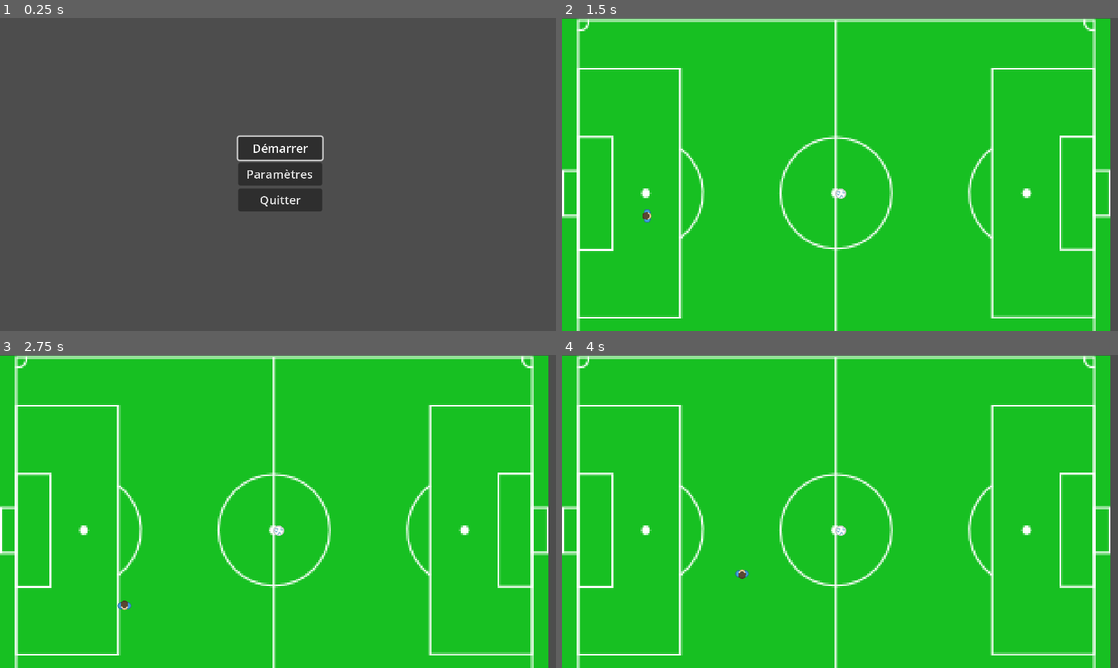
Above: before the commit, frames 1-4 (two rows, left to right).
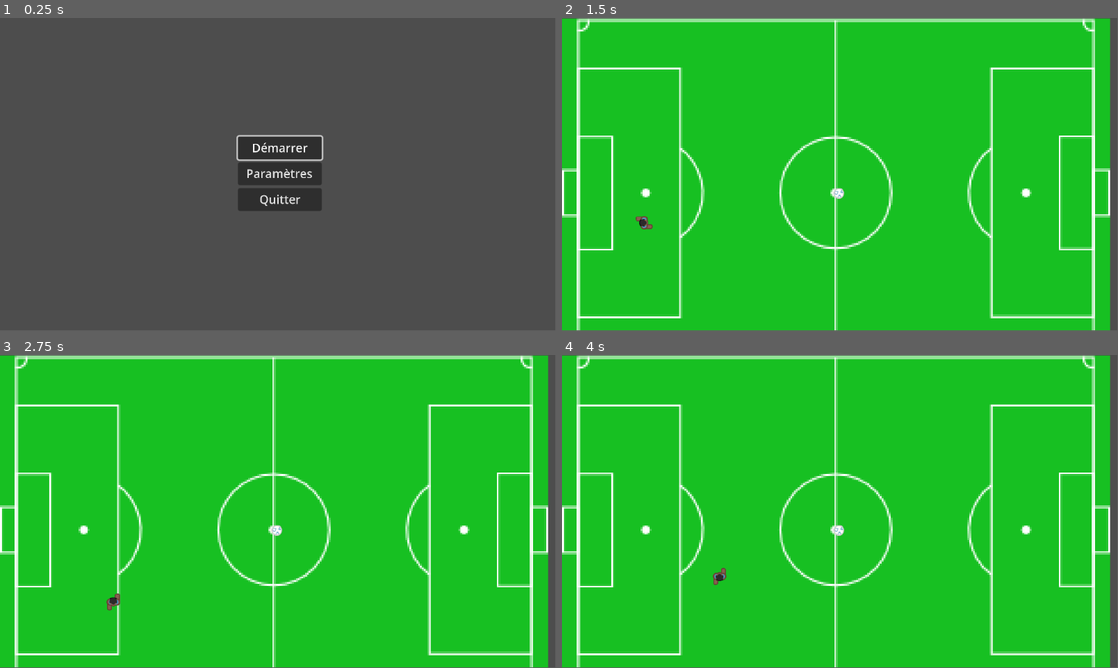
Above: after the commit, the same moments.

Repository: salioundong/TP3_Godot
Game: Godot game, scene res://start_menu.tscn
Two runs of this game, one before a commit and one after it. Both use one fixed random seed, a clock stepped at 60 frames per second and the inputs below.
Inputs:
- Up to frame 1 (0.25 s): no input
- Up to frame 2 (1.5 s): click "Démarrer" at 0.5 s; tap Enter at 1.25 s; hold Right (ui_right) from 1.28 s (still down)
- Up to frame 3 (2.75 s): release Right (ui_right) at 2.03 s; hold Down (ui_down) from 2.03 s (still down)
- Up to frame 4 (4 s): release Down (ui_down) at 2.78 s; hold Right (ui_right) 2.78-3.53 s; hold Up (ui_up) from 3.53 s (still down)
In our replay, the window is 800x450 before the commit and 799x449 after it. These sizes can differ from the game's own. Grey fills any space a smaller window leaves; there, only what the larger window draws over its background counts as a difference.

The runs differ from the first frame. In frame 1, 0.5% of the frame differs, in the area x 42-59%, y 37-61%; in frame 2, 3.1%; in frame 3, 3.1%; in frame 4, 3.1%, in the area x 0-100%, y 0-100%.

Commit message:
optimisation du contrôle du ballon

Diff:
--- /dev/null
+++ b/adversaire.tscn
@@ -0,0 +1,3 @@
+[gd_scene format=3 uid="uid://c4w3p1w65gipi"]
+
+[node name="Adversaire" type="CharacterBody2D"]
--- /dev/null
+++ b/blink.gdshader
@@ -0,0 +1,5 @@
+shader_type canvas_item;
+
+void fragment() {
+	COLOR = vec4(1, 0.5, 1, 1);
+}
--- a/player.gd
+++ b/player.gd
@@ -1,6 +1,6 @@
 extends CharacterBody2D
 
-@export var speed = 50
+@export var speed = 20
 @export var acceleration = 0.1
 @export var friction = 0.05
 
@@ -8,6 +8,7 @@
 
 @onready var animation = $AnimationPlayer
 
+var direction = Vector2.ZERO
 var is_colliding_with_ballon = false
 var ballon = null
 
@@ -19,8 +20,14 @@
 	update_movement(input_direction)
 	update_animation(input_direction)
 
+	if input_direction:
+		direction = input_direction
+
 	if is_colliding_with_ballon:
 		control_ballon(input_direction)
+	else:
+		update_movement(input_direction)
+		update_animation(input_direction)
 
 func _on_collision_entered(body):
 	if body.name == "Ballon":
@@ -62,3 +69,6 @@
 	if ballon:
 		var force = BALL_FORCE * input_direction
 		ballon.apply_impulse(Vector2.ZERO, force)
+	else:
+		update_movement(input_direction)
+		update_animation(input_direction)
--- a/player.tscn
+++ b/player.tscn
@@ -145,14 +145,14 @@
 tracks/0/type = "value"
 tracks/0/imported = false
 tracks/0/enabled = true
-tracks/0/path = NodePath("../MyPlayers:frame")
+tracks/0/path = NodePath("../MyPlayers:frame_coords")
 tracks/0/interp = 1
 tracks/0/loop_wrap = true
 tracks/0/keys = {
 "times": PackedFloat32Array(0),
 "transitions": PackedFloat32Array(1),
 "update": 1,
-"values": [9]
+"values": [Vector2i(1, 0)]
 }
 
 [sub_resource type="Animation" id="Animation_jrfbr"]
@@ -167,7 +167,7 @@
 "times": PackedFloat32Array(0),
 "transitions": PackedFloat32Array(1),
 "update": 1,
-"values": [9]
+"values": [1]
 }
 
 [sub_resource type="Animation" id="Animation_a7jub"]
@@ -184,7 +184,7 @@
 "times": PackedFloat32Array(0, 0.2, 0.4, 0.6),
 "transitions": PackedFloat32Array(1, 1, 1, 1),
 "update": 1,
-"values": [10, 9, 8, 9]
+"values": [2, 1, 0, 1]
 }
 
 [sub_resource type="AnimationLibrary" id="AnimationLibrary_gxw34"]
@@ -227,4 +227,4 @@
 texture = ExtResource("3_c2mfs")
 hframes = 4
 vframes = 6
-frame = 9
+frame = 1
--- a/project.godot
+++ b/project.godot
@@ -17,7 +17,6 @@
 
 [display]
 
-window/stretch/mode="canvas_items"
 window/stretch/scale=3.05
 
 [dotnet]
--- a/rigid_body_2d.gd
+++ b/rigid_body_2d.gd
@@ -2,6 +2,7 @@
 class_name Ballon
 
 var player = null : set = set_player
+var ballon_speed = 30.0
 
 func set_player(value):
 	if player:
@@ -10,18 +11,12 @@
 	if player:
 		add_collision_exception_with(player)
 
-
-# Called when the node enters the scene tree for the first time.
-func _ready():
-	pass # Replace with function body.
+func _physics_process(_delta):
+	if player:
+		# Obtenir la direction entre le joueur et le ballon
+		global_position = player.global_position + player.direction * Vector2(6,8)
 
 
-# Called every frame. 'delta' is the elapsed time since the previous frame.
-func _process(_delta):
-	if player:
-		global_position = player.global_position + Vector2(6,0)
 
 
-func _on_body_entered(body):
-	if body.is_in_group("Player"):
-		print("collision")
+		# Si une collision est détectée, ajuster la position du ballon
--- a/world.tscn
+++ b/world.tscn
@@ -1,8 +1,9 @@
-[gd_scene load_steps=6 format=3 uid="uid://cqtxug2mo8nc4"]
+[gd_scene load_steps=8 format=3 uid="uid://cqtxug2mo8nc4"]
 
 [ext_resource type="Texture2D" uid="uid://ddmede3qsvy3t" path="res://Asset/terrain.png" id="1_k5lrj"]
 [ext_resource type="PackedScene" uid="uid://botojytb3hmev" path="res://player.tscn" id="2_d4fdg"]
 [ext_resource type="PackedScene" uid="uid://ckv67syi0f7hx" path="res://rigid_body_2d.tscn" id="3_3dmg3"]
+[ext_resource type="Shader" path="res://blink.gdshader" id="4_lym22"]
 
 [sub_resource type="TileSetAtlasSource" id="TileSetAtlasSource_0crg7"]
 texture = ExtResource("1_k5lrj")
@@ -41,9 +42,6 @@
 10:0/0 = 0
 10:0/0/physics_layer_0/linear_velocity = Vector2(0, 0)
 10:0/0/physics_layer_0/angular_velocity = 0.0
-11:0/0 = 0
-11:0/0/physics_layer_0/linear_velocity = Vector2(0, 0)
-11:0/0/physics_layer_0/angular_velocity = 0.0
 0:1/0 = 0
 0:1/0/physics_layer_0/linear_velocity = Vector2(0, 0)
 0:1/0/physics_layer_0/angular_velocity = 0.0
@@ -77,9 +75,6 @@
 10:1/0 = 0
 10:1/0/physics_layer_0/linear_velocity = Vector2(0, 0)
 10:1/0/physics_layer_0/angular_velocity = 0.0
-11:1/0 = 0
-11:1/0/physics_layer_0/linear_velocity = Vector2(0, 0)
-11:1/0/physics_layer_0/angular_velocity = 0.0
 0:2/0 = 0
 0:2/0/physics_layer_0/linear_velocity = Vector2(0, 0)
 0:2/0/physics_layer_0/angular_velocity = 0.0
@@ -113,9 +108,6 @@
 10:2/0 = 0
 10:2/0/physics_layer_0/linear_velocity = Vector2(0, 0)
 10:2/0/physics_layer_0/angular_velocity = 0.0
-11:2/0 = 0
-11:2/0/physics_layer_0/linear_velocity = Vector2(0, 0)
-11:2/0/physics_layer_0/angular_velocity = 0.0
 0:3/0 = 0
 0:3/0/physics_layer_0/linear_velocity = Vector2(0, 0)
 0:3/0/physics_layer_0/angular_velocity = 0.0
@@ -149,9 +141,6 @@
 10:3/0 = 0
 10:3/0/physics_layer_0/linear_velocity = Vector2(0, 0)
 10:3/0/physics_layer_0/angular_velocity = 0.0
-11:3/0 = 0
-11:3/0/physics_layer_0/linear_velocity = Vector2(0, 0)
-11:3/0/physics_layer_0/angular_velocity = 0.0
 0:4/0 = 0
 0:4/0/physics_layer_0/linear_velocity = Vector2(0, 0)
 0:4/0/physics_layer_0/angular_velocity = 0.0
@@ -185,9 +174,6 @@
 10:4/0 = 0
 10:4/0/physics_layer_0/linear_velocity = Vector2(0, 0)
 10:4/0/physics_layer_0/angular_velocity = 0.0
-11:4/0 = 0
-11:4/0/physics_layer_0/linear_velocity = Vector2(0, 0)
-11:4/0/physics_layer_0/angular_velocity = 0.0
 0:5/0 = 0
 0:5/0/physics_layer_0/linear_velocity = Vector2(0, 0)
 0:5/0/physics_layer_0/angular_velocity = 0.0
@@ -221,6 +207,21 @@
 10:5/0 = 0
 10:5/0/physics_layer_0/linear_velocity = Vector2(0, 0)
 10:5/0/physics_layer_0/angular_velocity = 0.0
+11:0/0 = 0
+11:0/0/physics_layer_0/linear_velocity = Vector2(0, 0)
+11:0/0/physics_layer_0/angular_velocity = 0.0
+11:1/0 = 0
+11:1/0/physics_layer_0/linear_velocity = Vector2(0, 0)
+11:1/0/physics_layer_0/angular_velocity = 0.0
+11:2/0 = 0
+11:2/0/physics_layer_0/linear_velocity = Vector2(0, 0)
+11:2/0/physics_layer_0/angular_velocity = 0.0
+11:3/0 = 0
+11:3/0/physics_layer_0/linear_velocity = Vector2(0, 0)
+11:3/0/physics_layer_0/angular_velocity = 0.0
+11:4/0 = 0
+11:4/0/physics_layer_0/linear_velocity = Vector2(0, 0)
+11:4/0/physics_layer_0/angular_velocity = 0.0
 11:5/0 = 0
 11:5/0/physics_layer_0/linear_velocity = Vector2(0, 0)
 11:5/0/physics_layer_0/angular_velocity = 0.0
@@ -267,6 +268,9 @@
 physics_layer_0/collision_mask = 3855
 sources/0 = SubResource("TileSetAtlasSource_0crg7")
 
+[sub_resource type="ShaderMaterial" id="ShaderMaterial_kn70s"]
+shader = ExtResource("4_lym22")
+
 [node name="World" type="Node2D"]
 position = Vector2(-53, 4)
 
@@ -278,8 +282,9 @@
 layer_0/tile_data = PackedInt32Array(-262131, 0, 0, -196595, 0, 1, -131059, 0, 2, -65523, 0, 3, 13, 0, 4, 65549, 0, 5,  …(3617 unchanged characters)…
 
 [node name="Ballon" parent="." instance=ExtResource("3_3dmg3")]
-position = Vector2(242, 115)
+position = Vector2(241, 115)
 
 [node name="Player" parent="." instance=ExtResource("2_d4fdg")]
-position = Vector2(100, 130)
+material = SubResource("ShaderMaterial_kn70s")
+position = Vector2(100, 135)
 platform_floor_layers = 4278190081
